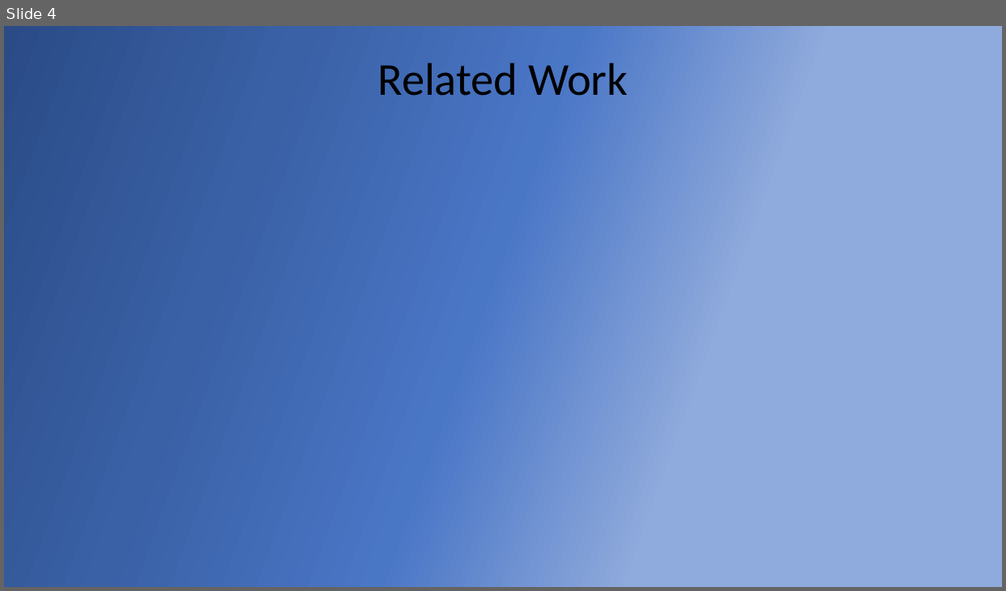
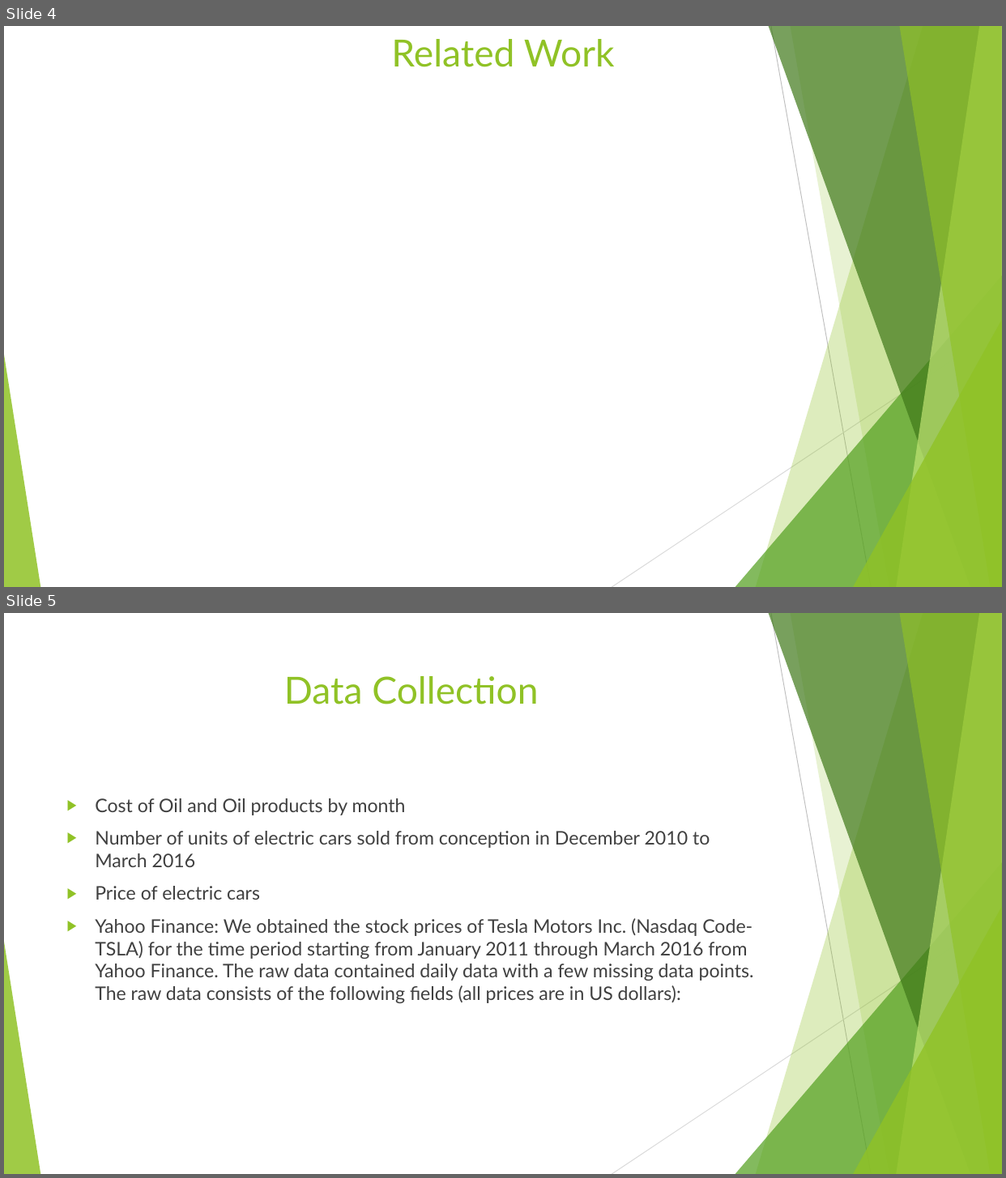
Before and after one commit to sonamgupta1105/Tesla_Analytics, a slide deck: finalPptTesla.pptx. Shown one above the other, each under a label of ours: slide 4 before the commit, slides 4 and 5 after it. The pictures are 1006x591 and 1006x1178 pixels, drawn with LibreOffice and Linux fonts; fonts in the diff are those of the drawing. Boxes give left, top, right and bottom in pixels: in the first picture for what was removed or moved away, otherwise in the second. Text is boxed around its words. In the diff, an @@ line names an element or a change of style, - is before the commit and + after.

```diff
--- a/finalPptTesla.pptx
+++ b/finalPptTesla.pptx
@@ slide 5 added at [4, 613, 1002, 1174], background #FFFFFF; not listed: 10 template elements that a slide beside it also shows @@
@@ title added at [284, 676, 538, 705], 36 pt, text #90C226 @@
+Data Collection
@@ text added at [95, 798, 754, 1003], 18 pt, text #404040 @@
+▶ Cost of Oil and Oil products by month
+▶ Number of units of electric cars sold from conception in December 2010 to March 2016
+▶ Price of electric cars
+▶ Yahoo Finance: We obtained the stock prices of Tesla Motors Inc. (Nasdaq Code- TSLA) for the time period starting from January 2011 through March 2016 from Yahoo Finance. The raw data contained daily data with a few missing data points. The raw data consists of the following fields (all prices are in US dollars):
@@ slide 4 changed as well @@
@@ background gradient #2A4B86 to #3A61A6 to #4A76C6 to #8FAADC to #FFFFFF @@
@@ title "Related Work" at [391, 39, 615, 67]: size 44 to 36 pt, font Calibri to Lato, text colour #000000 to #90C226; line spacing 0.9 to 1; vertical alignment middle to top @@
@@ group added at [4, 26, 1002, 587]: 5 freeform shapes, 3 triangles, 2 lines @@
```
Also in this commit, not shown: 10 other slides changed, 4 other slides added, 2 slides removed.
